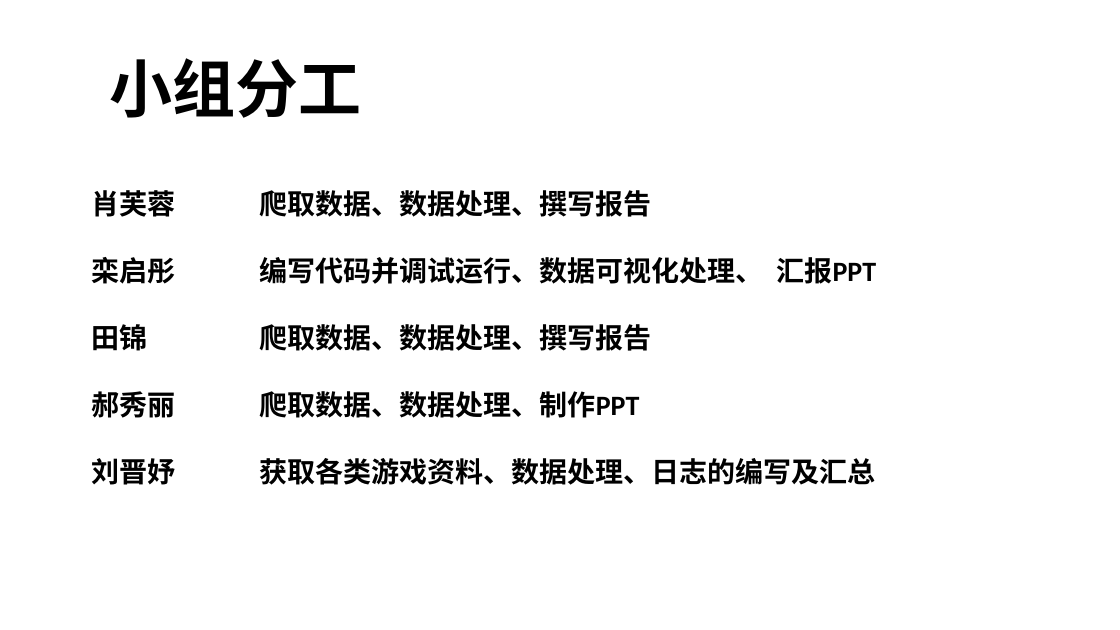
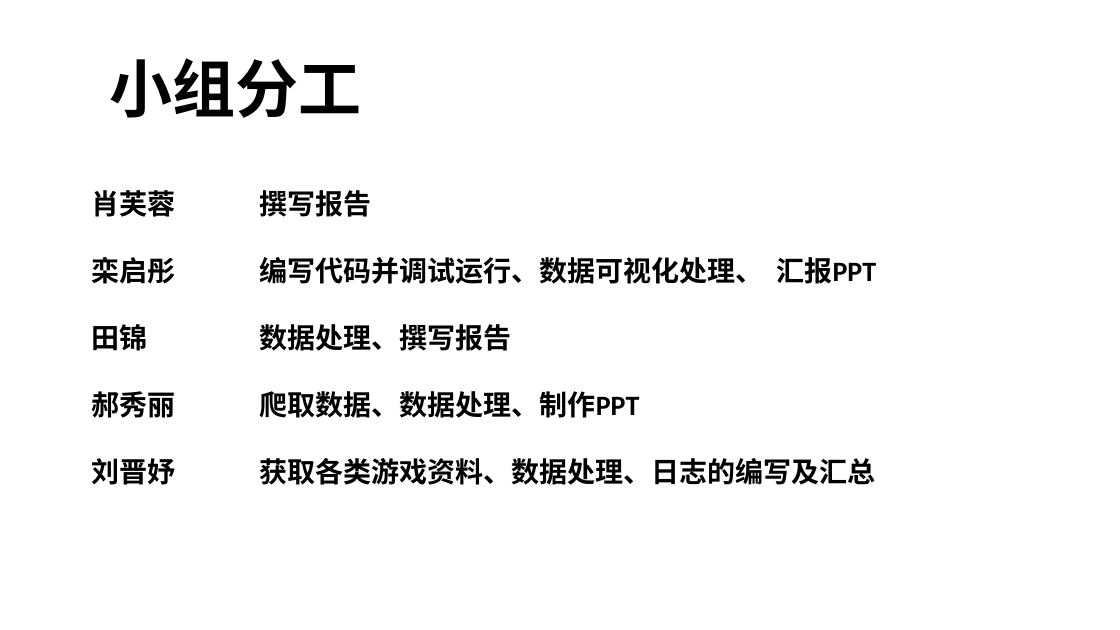
Before and after one commit to wanqqq29/2077CommentAnalyze, a slide deck: slide 2 of 材料/PPT/答辩v1.pptx. Drawn at 1120x630 pixels with LibreOffice and Linux fonts; fonts in the diff are those of the drawing; background and template pictures are left out. Boxes give left, top, right and bottom in pixels: in the first picture for what was removed or moved away, otherwise in the second. Text is boxed around its words. In the diff, an @@ line names an element or a change of style, - is before the commit and + after.

```diff
--- a/材料/PPT/答辩v1.pptx
+++ b/材料/PPT/答辩v1.pptx
@@ text at box(92, 190, 372, 217): text changed @@
-肖芙蓉 爬取数据、数据处理、撰写报告
+肖芙蓉 撰写报告
@@ text at box(92, 324, 512, 351): text changed @@
-田锦 爬取数据、数据处理、撰写报告
+田锦 数据处理、撰写报告
```
Also in this commit, not shown: 4 other slides changed, 17 slides added, 3 slides removed, 3 other files.
